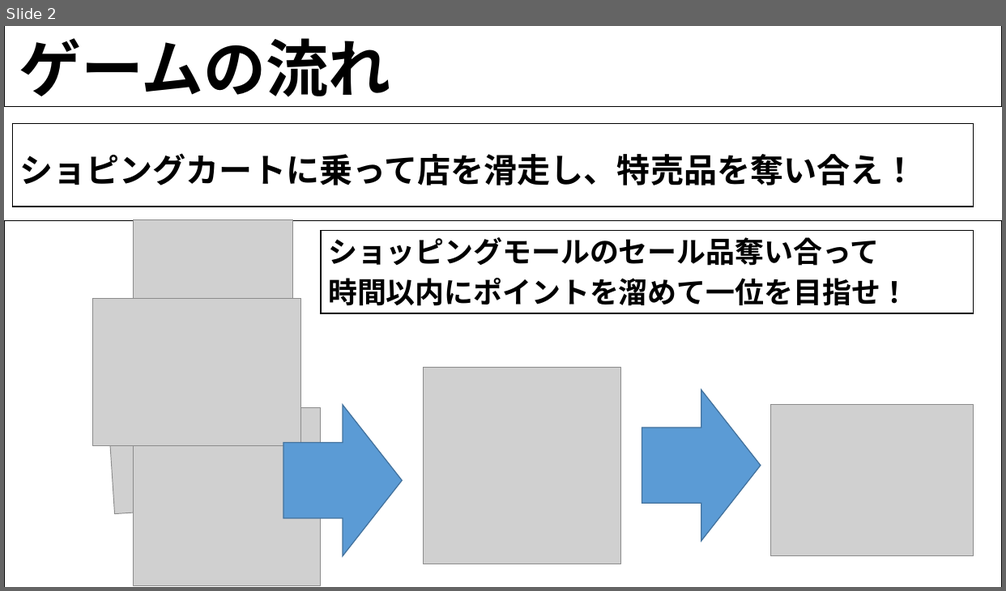
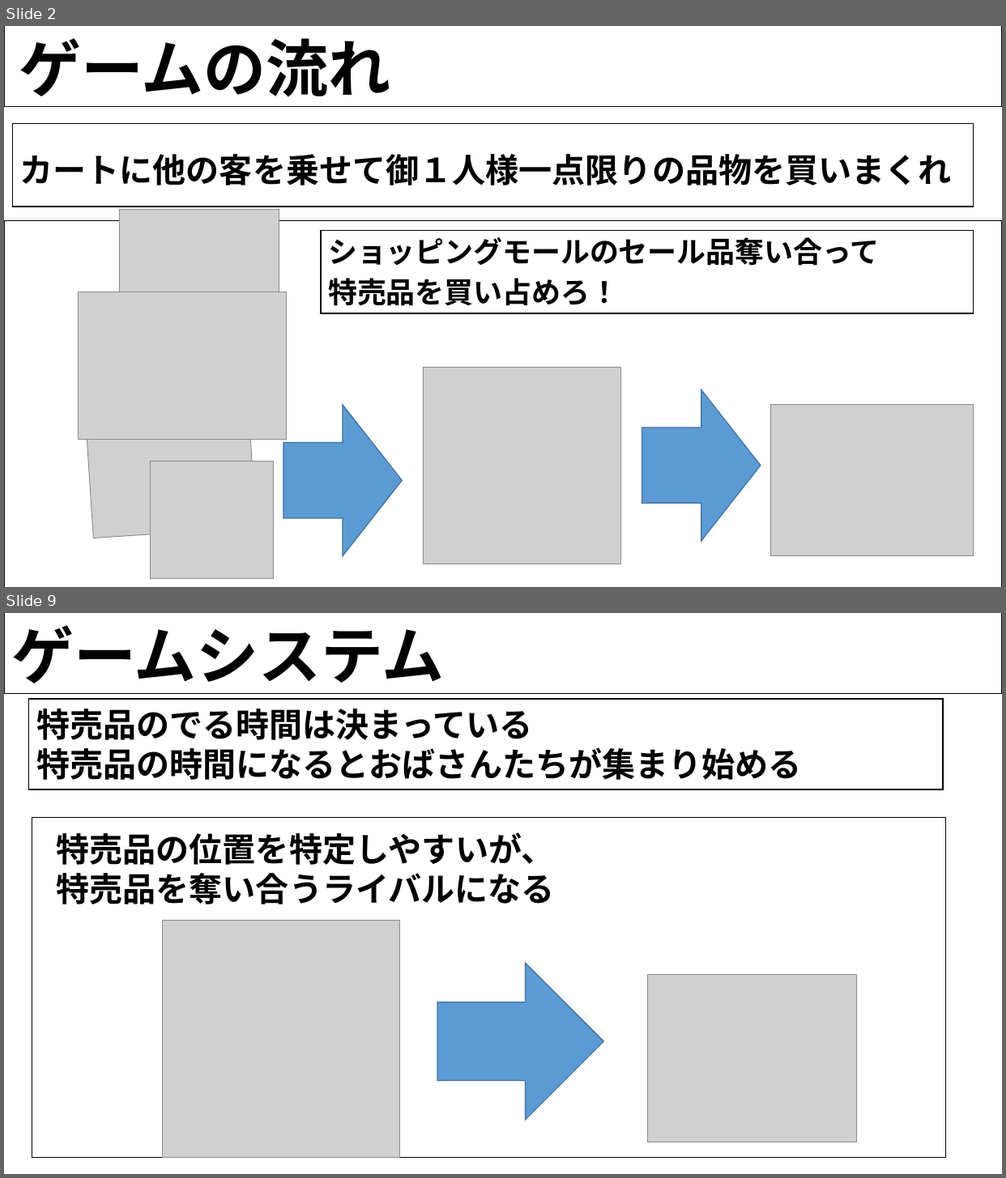
Before and after one commit to H29LatterPeriodTeam07/team07, a slide deck: 後期企画書/ショッピングカート.pptx. Shown one above the other, each under a label of ours: slide 2 before the commit, slides 2 and 9 after it; the slides between them are not shown. The pictures are 1006x591 and 1006x1178 pixels, drawn with LibreOffice and Linux fonts; fonts in the diff are those of the drawing; grey boxes stand for pictures; background and template pictures are left out. Boxes give left, top, right and bottom in pixels: in the first picture for what was removed or moved away, otherwise in the second. Text is boxed around its words. In the diff, an @@ line names an element or a change of style, - is before the commit and + after.

```diff
--- a/後期企画書/ショッピングカート.pptx
+++ b/後期企画書/ショッピングカート.pptx
@@ slide 9 added at [4, 613, 1002, 1174], background picture (left out) @@
@@ rectangle added at [4, 613, 1002, 693], fill #FFFFFF, outline #000000 1 pt @@
@@ text added at [11, 625, 444, 694], 60 pt, text #000000, bold @@
+ゲームシステム
@@ rectangle added at [28, 699, 943, 790], fill #FFFFFF, outline #000000 1 pt @@
@@ text added at [36, 709, 802, 780], 32 pt, text #000000, bold @@
+特売品のでる時間は決まっている
+特売品の時間になるとおばさんたちが集まり始める
@@ rectangle added at [32, 817, 946, 1157], fill #FFFFFF, outline #000000 1 pt @@
@@ text added at [56, 833, 554, 905], 32 pt, text #000000, bold @@
+特売品の位置を特定しやすいが、
+特売品を奪い合うライバルになる
@@ picture added at [163, 921, 400, 1158] @@
@@ right arrow added at [437, 964, 603, 1120], fill #5B9BD5, outline #43739E 1 pt @@
@@ picture added at [648, 974, 857, 1142] @@
@@ slide 2 changed as well @@
@@ text at [19, 154, 951, 186]: text changed @@
-ショピングカートに乗って店を滑走し、特売品を奪い合え！
+カートに他の客を乗せて御１人様一点限りの品物を買いまくれ
@@ picture: place and size @@
-picture at [134, 220, 294, 350]
+picture at [119, 209, 279, 339]
@@ picture: place and size @@
-picture at [93, 298, 301, 446]
+picture at [78, 292, 286, 439]
@@ text at [328, 278, 619, 306]: text changed @@
-時間以内にポイントを溜めて一位を目指せ！
+特売品を買い占めろ！
@@ picture: place and size @@
-picture at [106, 373, 278, 514]
+picture at [85, 398, 257, 539]
@@ picture: place and size @@
-picture at [134, 408, 321, 586]
+picture at [150, 462, 274, 579]
```
Also in this commit, not shown: 6 other slides changed, 7 other slides added, 3 slides removed.
